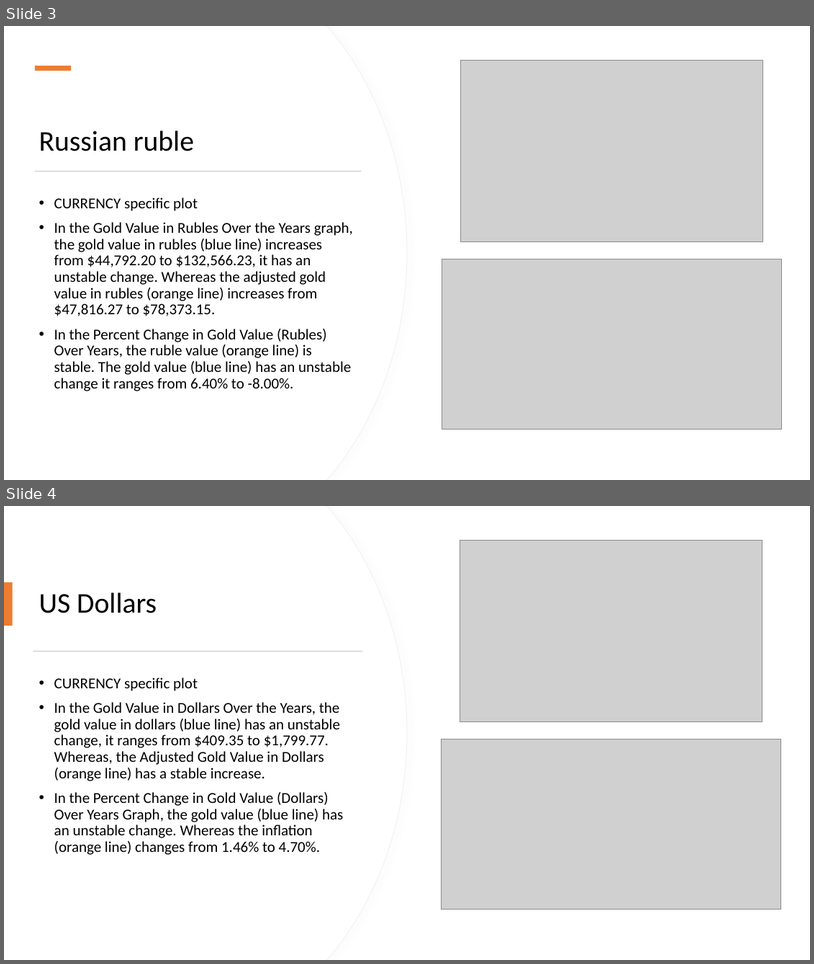
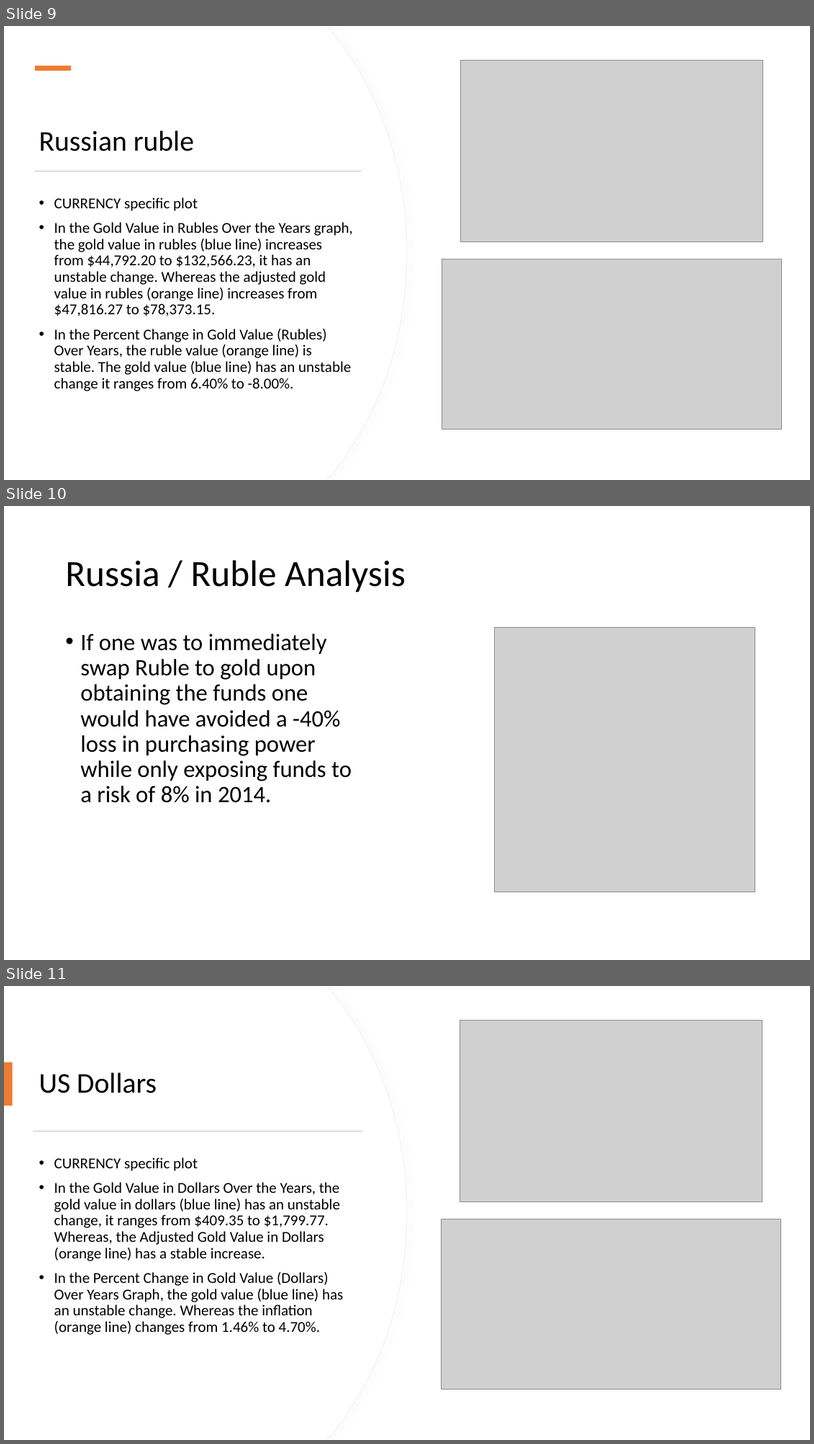
Before and after one commit to BrennanB572/Gold_Price_vs_Inflation, a slide deck: Slideshow with Flow Charts Group Project 1.pptx. Shown one above the other, each under a label of ours: slides 3 and 4 before the commit, slides 9, 10 and 11 after it. The pictures are 814x964 and 814x1444 pixels, drawn with LibreOffice and Linux fonts; fonts in the diff are those of the drawing; grey boxes stand for pictures. Boxes give left, top, right and bottom in pixels: in the first picture for what was removed or moved away, otherwise in the second. Text is boxed around its words. In the diff, an @@ line names an element or a change of style, - is before the commit and + after.

```diff
--- a/Slideshow with Flow Charts Group Project 1.pptx
+++ b/Slideshow with Flow Charts Group Project 1.pptx
@@ slide 10 added at [4, 506, 810, 960], background #FFFFFF @@
@@ title added at [65, 560, 406, 592], 44 pt, text #000000 @@
+Russia / Ruble Analysis
@@ text added at [80, 633, 352, 803], 28 pt, text #000000 @@
+• If one was to immediately swap Ruble to gold upon obtaining the funds one would have avoided a -40% loss in purchasing power while only exposing funds to a risk of 8% in 2014.
@@ picture added at [494, 628, 755, 892] @@
@@ what was slide 3 is now slide 9 @@
@@ what was slide 4 is now slide 11 @@
```
Also in this commit, not shown: 9 other slides added, 39 other files.
